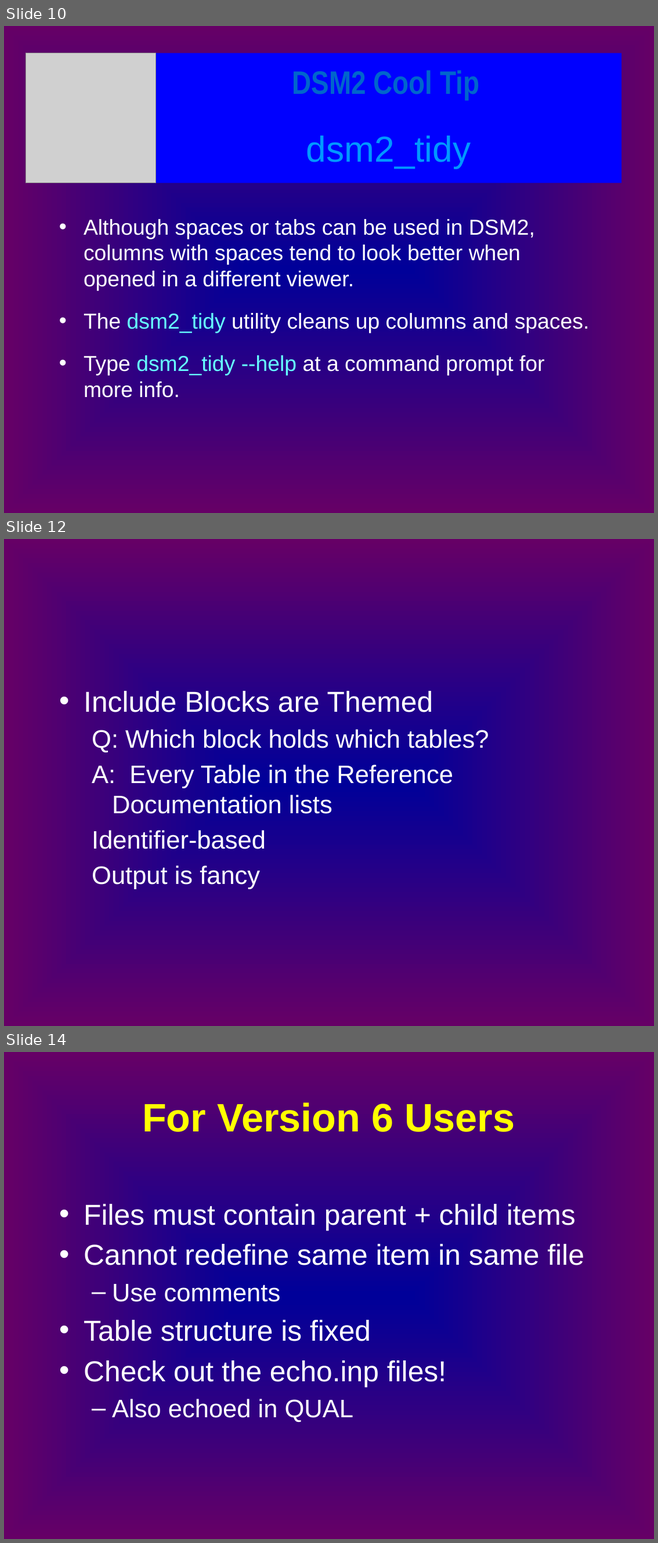
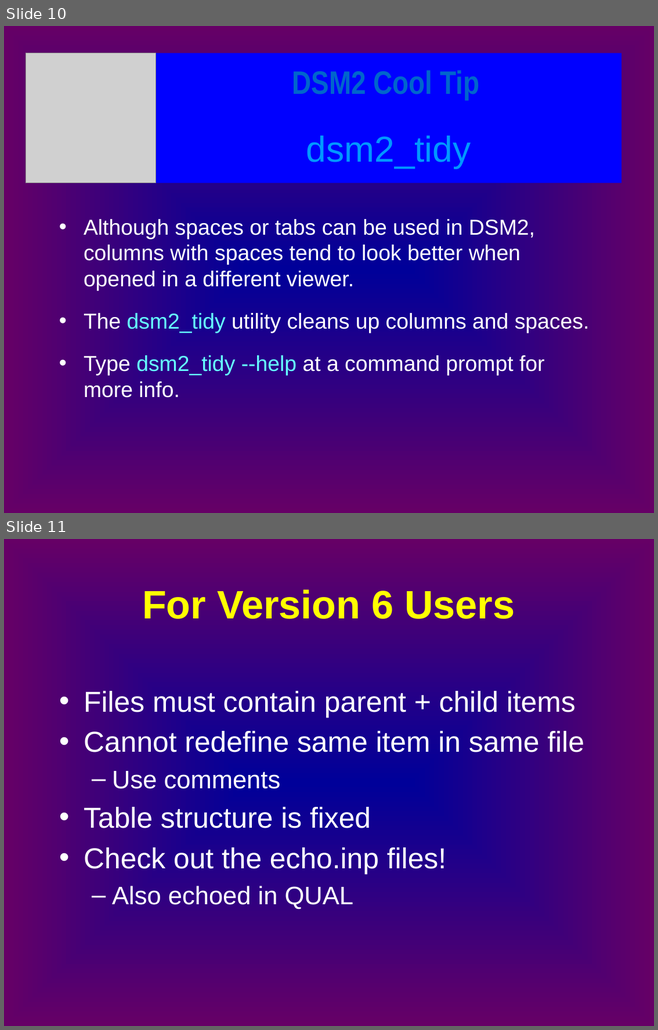
Before and after one commit to CADWRDeltaModeling/dsm2, a slide deck: dsm2/presentations/p3b_input.pptx. Shown one above the other, each under a label of ours: slides 10, 12 and 14 before the commit, slides 10 and 11 after it; the slides between them are not shown. The pictures are 658x1543 and 658x1030 pixels, drawn with LibreOffice and Linux fonts; fonts in the diff are those of the drawing; grey boxes stand for pictures. Boxes give left, top, right and bottom in pixels: in the first picture for what was removed or moved away, otherwise in the second. Text is boxed around its words. In the diff, an @@ line names an element or a change of style, - is before the commit and + after.

```diff
--- a/dsm2/presentations/p3b_input.pptx
+++ b/dsm2/presentations/p3b_input.pptx
@@ slide 12 removed at box(4, 539, 654, 1026), background gradient #000099 to #660066 @@
@@ text removed at box(83, 691, 488, 889) @@
-• Include Blocks are Themed
-  Q: Which block holds which tables?
-  A: Every Table in the Reference Documentation lists
-  Identifier-based
-  Output is fancy
@@ what was slide 14 is now slide 11 @@
```
Also in this commit, not shown: 1 slide added, 2 other slides removed, 5 other files.
